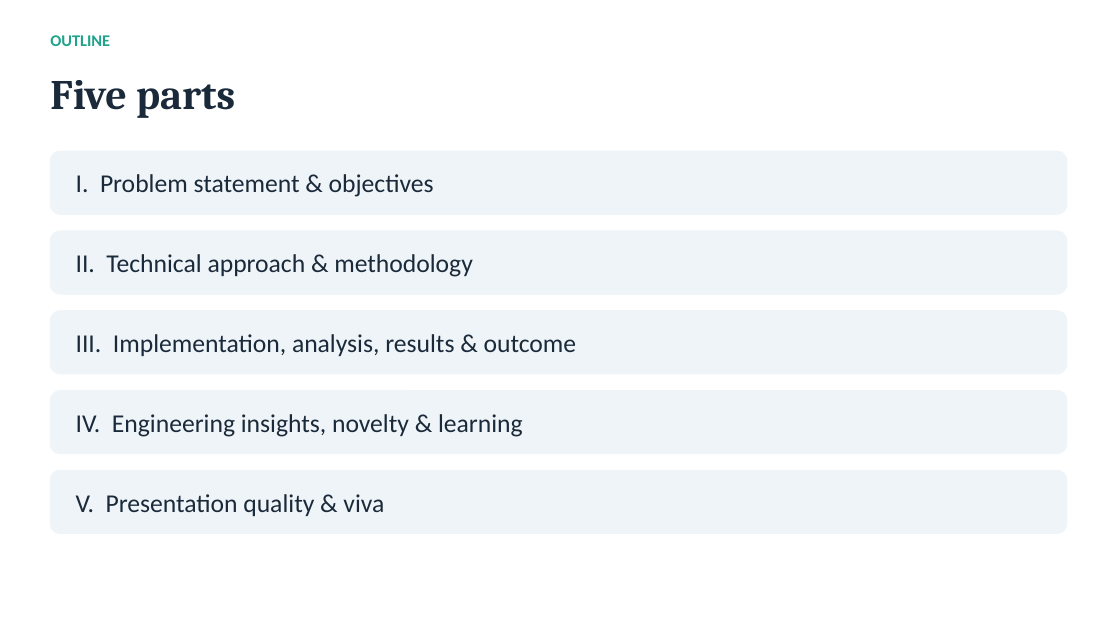
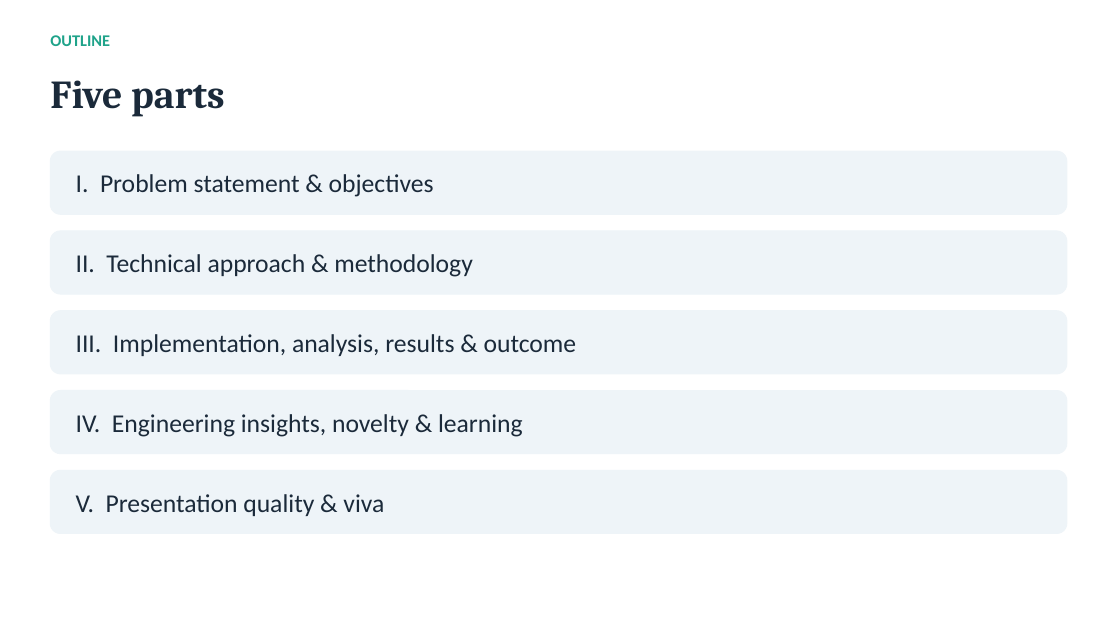
Before and after one commit to Uchihakamal1816/hev-torque-split-drl, a slide deck: slide 2 of HEV_Torque_Split_RL.pptx. Drawn at 1120x630 pixels with LibreOffice and Linux fonts; fonts in the diff are those of the drawing. Boxes give left, top, right and bottom in pixels: in the first picture for what was removed or moved away, otherwise in the second. Text is boxed around its words. In the diff, an @@ line names an element or a change of style, - is before the commit and + after.

```diff
--- a/HEV_Torque_Split_RL.pptx
+++ b/HEV_Torque_Split_RL.pptx
@@ text "Five parts" at (x1=50, y1=80, x2=225, y2=117): size 36 to 34 pt @@
```
Also in this commit, not shown: 4 other slides changed, 10 slides added, 8 slides removed, 47 other files.
